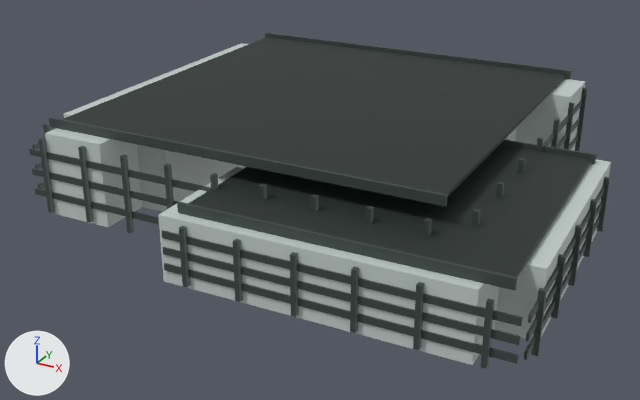
The glTF model landmarks/assets/szbay-port-2.glb: old version first, new version second.
One viewpoint serves both versions: a camera (50 mm lens) standing at (50.2, -104.1, 51.8) and looking at (-7.1, 0.2, -0.3). Arrows for +X, +Y and +Z are at lower left; the lights stay in place. The picture after the commit comes second.

Names of what the first picture shows: 'envelope', 'fins', 'floor_bands', 'parapet', 'roof_deck'.
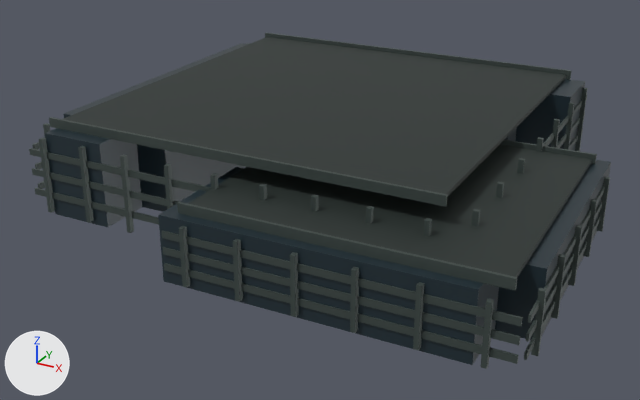
What the commit changed:
Material 'glass' (mat_glass) changes colour from light grey #c5d0cc to dark blue #24343c; in linear values from (0.558, 0.631, 0.604) to (0.0176, 0.0343, 0.0452).

Where the change shows, as pixel boxes [x1, y1, x2, y2] in the pictures (640 x 400 px):
'envelope', recoloured (darker): [45, 43, 611, 365] in both
